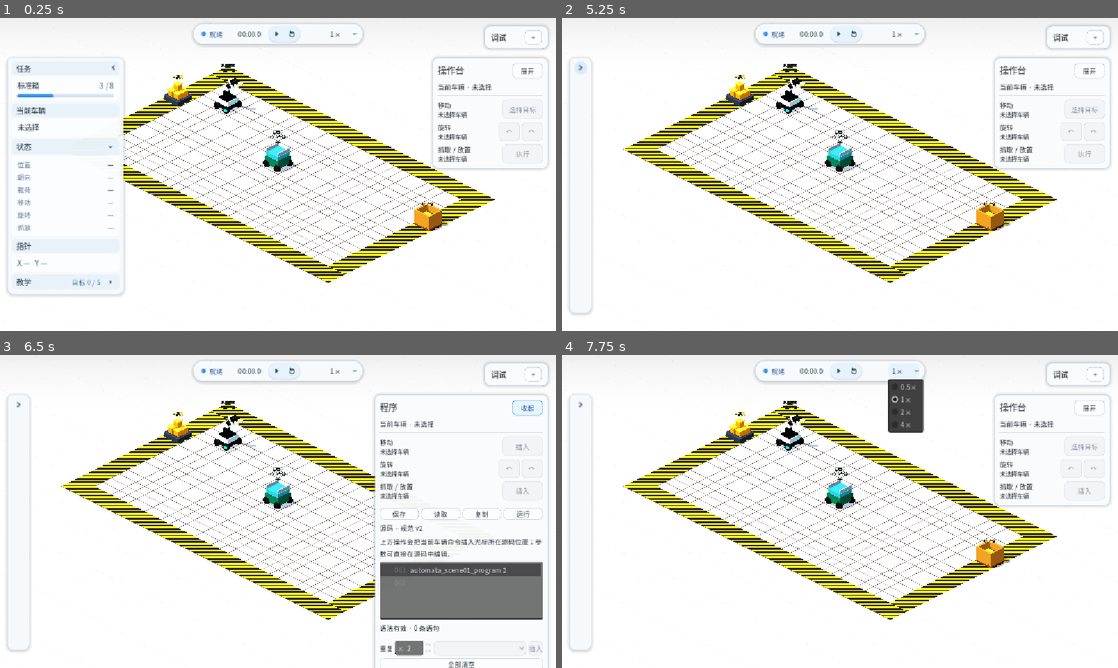
Above: before the commit, frames 1-4 (two rows, left to right).
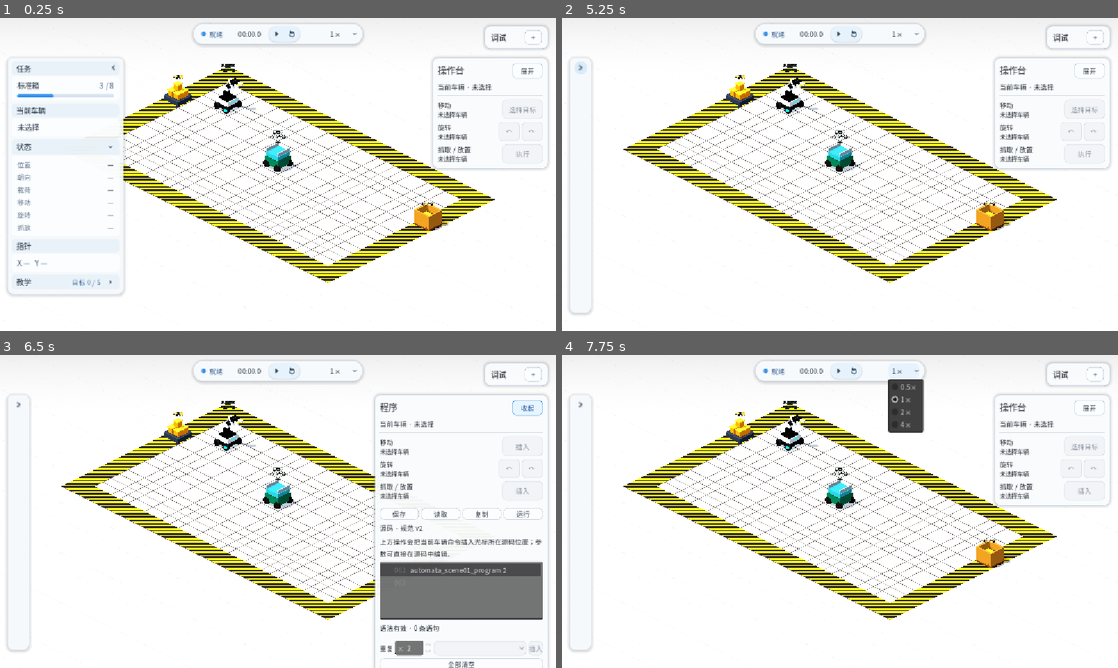
Above: after the commit, the same moments.

Repository: Ri0n72Y/automata
Game: Godot game, scene res://scenes/scene_01/scene_01_basic_packing.tscn
The game is run twice, just before and just after one commit, with the same random seed, the same clock (stepped at 60 frames per second) and the same inputs.
Inputs (mouse positions are in pixels of both pictures, inside the frame that each line leads up to):
- Up to frame 1 (0.25 s): no input
- Up to frame 2 (5.25 s): click (673, 146) at 0.5 s; click (673, 199) at 1.27 s; click "下一步" at 2 s; click "上一步" at 2.75 s; click "跳过教学" at 3.5 s; click "打开教学" at 4.25 s; click (673, 68) at 5 s
- Up to frame 3 (6.5 s): click "展开" at 5.75 s
- Up to frame 4 (7.75 s): click "收起" at 6.5 s; click "1×" at 7.25 s

The runs differ from the first frame. In frame 1, 2.8% of the frame differs, in the area x 22-62%, y 18-85%; in frame 2, 3.6%, in the area x 11-62%, y 18-85%; in frame 3, 3.6%; in frame 4, 3.6%.

Commit message:
fix(scene-01): keep warning stripe phase continuous

Diff:
--- a/scripts/grid/grid_tile_view.gd
+++ b/scripts/grid/grid_tile_view.gd
@@ -136,6 +136,17 @@
 	var side_repeat := maxf(float(model.height - 2), 1.0)
 	_west_boundary.set_instance_shader_parameter(&"tile_repeat", Vector2(1.0, side_repeat))
 	_east_boundary.set_instance_shader_parameter(&"tile_repeat", Vector2(1.0, side_repeat))
+
+	_north_boundary.set_instance_shader_parameter(&"tile_origin", Vector2.ZERO)
+	_south_boundary.set_instance_shader_parameter(
+		&"tile_origin",
+		Vector2(0.0, float(model.height - 1))
+	)
+	_west_boundary.set_instance_shader_parameter(&"tile_origin", Vector2(0.0, 1.0))
+	_east_boundary.set_instance_shader_parameter(
+		&"tile_origin",
+		Vector2(float(model.width - 1), 1.0)
+	)
 	return true
 
 
--- a/shaders/scene_01/warning_surface.gdshader
+++ b/shaders/scene_01/warning_surface.gdshader
@@ -1,6 +1,7 @@
 shader_type spatial;
 
 instance uniform vec2 tile_repeat = vec2(1.0, 1.0);
+instance uniform vec2 tile_origin = vec2(0.0, 0.0);
 uniform vec4 yellow_color : source_color = vec4(0.94, 0.72, 0.08, 1.0);
 uniform vec4 dark_color : source_color = vec4(0.10, 0.09, 0.08, 1.0);
 uniform float stripe_bands_per_cell : hint_range(2.0, 8.0, 0.5) = 5.0;
@@ -9,8 +10,8 @@
 uniform float specular_value : hint_range(0.0, 1.0, 0.01) = 0.30;
 
 void fragment() {
-    vec2 tiled_uv = UV * tile_repeat;
-    float diagonal = tiled_uv.x + tiled_uv.y;
+    vec2 field_tile_uv = UV * tile_repeat + tile_origin;
+    float diagonal = field_tile_uv.x + field_tile_uv.y;
     float band_phase = fract(diagonal * stripe_bands_per_cell * 0.5);
     float use_yellow = step(0.5, band_phase);
     ALBEDO = mix(dark_color.rgb, yellow_color.rgb, use_yellow);
--- a/tests/stability/grid_surface_view_contract_test.gd
+++ b/tests/stability/grid_surface_view_contract_test.gd
@@ -150,6 +150,27 @@
 		"Vertical warning repeat should derive from non-corner boundary cell count."
 	)
 
+	_expect_true(
+		Vector2(north.get_instance_shader_parameter(&"tile_origin")).is_equal_approx(Vector2.ZERO),
+		"North warning edge should start at the field origin for stripe phase."
+	)
+	_expect_true(
+		Vector2(south.get_instance_shader_parameter(&"tile_origin")).is_equal_approx(
+			Vector2(0, expected_repeat.y - 1.0)
+		),
+		"South warning edge should preserve field-space stripe phase."
+	)
+	_expect_true(
+		Vector2(west.get_instance_shader_parameter(&"tile_origin")).is_equal_approx(Vector2(0, 1)),
+		"West warning edge should preserve field-space stripe phase."
+	)
+	_expect_true(
+		Vector2(east.get_instance_shader_parameter(&"tile_origin")).is_equal_approx(
+			Vector2(expected_repeat.x - 1.0, 1)
+		),
+		"East warning edge should preserve field-space stripe phase."
+	)
+
 
 func _expect_ground_enabled(view: Node, expected_size: Vector3) -> void:
 	var ground_body := view.get_ground_body() as StaticBody3D
Not shown, removed: assets/scene_01/floor_cross_albedo.svg.import
Not shown, removed: assets/scene_01/floor_cross_normal.svg.import
Not shown, removed: assets/scene_01/warning_stripe.svg.import
